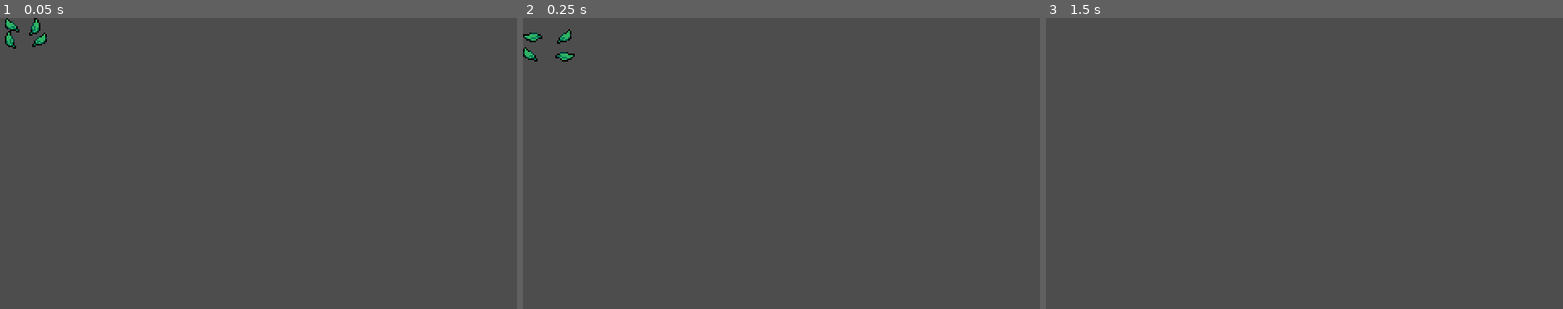
Above: before the commit, frames 1-3 (left to right).
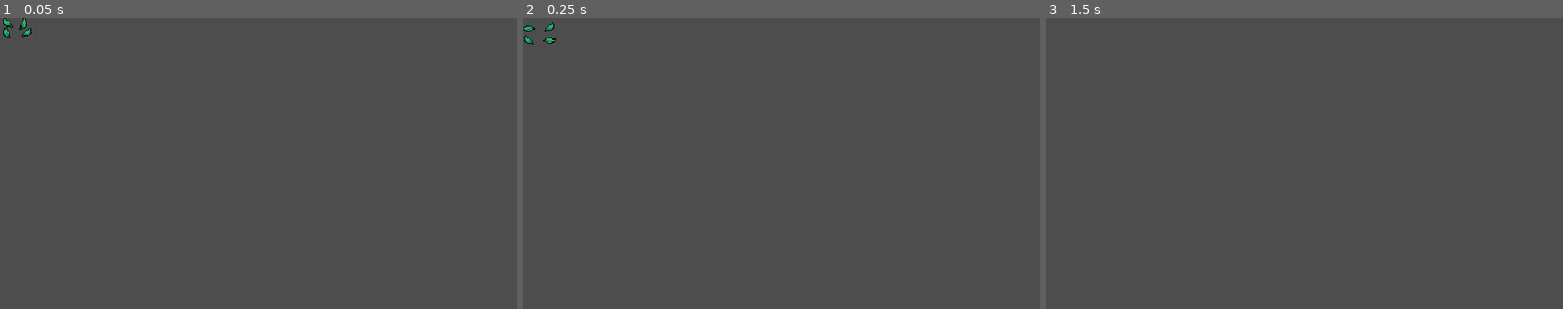
Above: after the commit, the same moments.

Repository: baifengxiao/action-rpg
Game: Godot game, scene res://Effects/grass_effect.tscn
The game is run twice, just before and just after one commit, with the same random seed, the same clock (stepped at 60 frames per second) and the same inputs. This scene is started directly instead of the project's main scene.
Inputs:
- Up to frame 1 (0.05 s): no input
- Up to frame 2 (0.25 s): no input
- Up to frame 3 (1.5 s): hold Right (ui_right) 0.53-1.28 s; tap J (attack) at 0.6, 1.35 s; tap Enter at 1.25 s; hold Down (ui_down) from 1.28 s (still down)

The runs differ from the first frame. In frame 1, 0.4% of the frame differs, in the area x 0-10%, y 0-11%; in frame 2, 0.5%, in the area x 0-10%, y 1-15%; in frame 3, nothing differs.

Commit message:
feat: part13.播放特效重构 & 敌人消灭（有特效） 初始位置统一方向

Diff:
--- /dev/null
+++ b/Effects/effect.gd
@@ -0,0 +1,14 @@
+#extends Node2D
+extends AnimatedSprite2D
+#重构，不再是子节点了
+#@onready var animated_sprite_2d: AnimatedSprite2D = $AnimatedSprite2D
+
+# Called when the node enters the scene tree for the first time.
+func _ready() -> void:
+	animation_finished.connect(_on_animated_finished)
+	#animated_sprite_2d.
+	play("Animate")
+
+
+func _on_animated_finished() -> void:
+	queue_free()
--- /dev/null
+++ b/Effects/enemy_death_effect.tscn
@@ -0,0 +1,91 @@
+[gd_scene load_steps=14 format=3 uid="uid://bnso4x1h55eu5"]
+
+[ext_resource type="Texture2D" uid="uid://b5h2qfgq624bx" path="res://Effects/EnemyDeathEffect.png" id="1_j6hyy"]
+[ext_resource type="Script" path="res://Effects/effect.gd" id="2_ulhir"]
+
+[sub_resource type="AtlasTexture" id="AtlasTexture_qxuj6"]
+atlas = ExtResource("1_j6hyy")
+region = Rect2(0, 0, 32, 32)
+
+[sub_resource type="AtlasTexture" id="AtlasTexture_7npl0"]
+atlas = ExtResource("1_j6hyy")
+region = Rect2(32, 0, 32, 32)
+
+[sub_resource type="AtlasTexture" id="AtlasTexture_s70e8"]
+atlas = ExtResource("1_j6hyy")
+region = Rect2(64, 0, 32, 32)
+
+[sub_resource type="AtlasTexture" id="AtlasTexture_wsi8s"]
+atlas = ExtResource("1_j6hyy")
+region = Rect2(96, 0, 32, 32)
+
+[sub_resource type="AtlasTexture" id="AtlasTexture_k3jk6"]
+atlas = ExtResource("1_j6hyy")
+region = Rect2(128, 0, 32, 32)
+
+[sub_resource type="AtlasTexture" id="AtlasTexture_q8cci"]
+atlas = ExtResource("1_j6hyy")
+region = Rect2(160, 0, 32, 32)
+
+[sub_resource type="AtlasTexture" id="AtlasTexture_uu1m4"]
+atlas = ExtResource("1_j6hyy")
+region = Rect2(192, 0, 32, 32)
+
+[sub_resource type="AtlasTexture" id="AtlasTexture_m2jiy"]
+atlas = ExtResource("1_j6hyy")
+region = Rect2(224, 0, 32, 32)
+
+[sub_resource type="AtlasTexture" id="AtlasTexture_31dy1"]
+atlas = ExtResource("1_j6hyy")
+region = Rect2(256, 0, 32, 32)
+
+[sub_resource type="AtlasTexture" id="AtlasTexture_kvd3h"]
+atlas = ExtResource("1_j6hyy")
+region = Rect2(288, 0, 32, 32)
+
+[sub_resource type="SpriteFrames" id="SpriteFrames_e7455"]
+animations = [{
+"frames": [{
+"duration": 1.0,
+"texture": SubResource("AtlasTexture_qxuj6")
+}, {
+"duration": 1.0,
+"texture": SubResource("AtlasTexture_7npl0")
+}, {
+"duration": 1.0,
+"texture": SubResource("AtlasTexture_s70e8")
+}, {
+"duration": 1.0,
+"texture": SubResource("AtlasTexture_wsi8s")
+}, {
+"duration": 1.0,
+"texture": SubResource("AtlasTexture_k3jk6")
+}, {
+"duration": 1.0,
+"texture": SubResource("AtlasTexture_q8cci")
+}, {
+"duration": 1.0,
+"texture": SubResource("AtlasTexture_uu1m4")
+}, {
+"duration": 1.0,
+"texture": SubResource("AtlasTexture_m2jiy")
+}, {
+"duration": 1.0,
+"texture": SubResource("AtlasTexture_31dy1")
+}, {
+"duration": 1.0,
+"texture": SubResource("AtlasTexture_kvd3h")
+}],
+"loop": false,
+"name": &"Animate",
+"speed": 10.0
+}]
+
+[node name="EnemyDeathEffect" type="AnimatedSprite2D"]
+scale = Vector2(0.993536, 1.00656)
+sprite_frames = SubResource("SpriteFrames_e7455")
+animation = &"Animate"
+frame = 9
+frame_progress = 1.0
+offset = Vector2(0, -8)
+script = ExtResource("2_ulhir")
--- a/Effects/grass_effect.gd
+++ /dev/null
@@ -1,11 +0,0 @@
-extends Node2D
-
-@onready var animated_sprite_2d: AnimatedSprite2D = $AnimatedSprite2D
-
-# Called when the node enters the scene tree for the first time.
-func _ready() -> void:
-	animated_sprite_2d.play("Animate")
-
-
-func _on_animated_sprite_2d_animation_finished() -> void:
-	queue_free()
--- a/Effects/grass_effect.tscn
+++ b/Effects/grass_effect.tscn
@@ -1,57 +1,57 @@
-[gd_scene load_steps=9 format=3 uid="uid://bm88uegxvesnt"]
+[gd_scene load_steps=9 format=3 uid="uid://ba8ucmm2motcy"]
 
-[ext_resource type="Script" path="res://Effects/grass_effect.gd" id="1_3w8l0"]
+[ext_resource type="Script" path="res://Effects/effect.gd" id="1_3w8l0"]
 [ext_resource type="Texture2D" uid="uid://b44wmpmvf73sv" path="res://Effects/GrassEffect.png" id="1_ulry4"]
 
-[sub_resource type="AtlasTexture" id="AtlasTexture_l4vql"]
+[sub_resource type="AtlasTexture" id="AtlasTexture_1pwip"]
 atlas = ExtResource("1_ulry4")
 region = Rect2(0, 0, 32, 32)
 
-[sub_resource type="AtlasTexture" id="AtlasTexture_w7d0q"]
+[sub_resource type="AtlasTexture" id="AtlasTexture_37hui"]
 atlas = ExtResource("1_ulry4")
 region = Rect2(32, 0, 32, 32)
 
-[sub_resource type="AtlasTexture" id="AtlasTexture_uwemb"]
+[sub_resource type="AtlasTexture" id="AtlasTexture_pvcb2"]
 atlas = ExtResource("1_ulry4")
 region = Rect2(64, 0, 32, 32)
 
-[sub_resource type="AtlasTexture" id="AtlasTexture_ktpj3"]
+[sub_resource type="AtlasTexture" id="AtlasTexture_va5gg"]
 atlas = ExtResource("1_ulry4")
 region = Rect2(96, 0, 32, 32)
 
-[sub_resource type="AtlasTexture" id="AtlasTexture_yq1xr"]
+[sub_resource type="AtlasTexture" id="AtlasTexture_xauul"]
 atlas = ExtResource("1_ulry4")
 region = Rect2(128, 0, 32, 32)
 
-[sub_resource type="SpriteFrames" id="SpriteFrames_ajrxk"]
+[sub_resource type="SpriteFrames" id="SpriteFrames_3ckyu"]
 animations = [{
 "frames": [{
 "duration": 1.0,
-"texture": SubResource("AtlasTexture_l4vql")
+"texture": SubResource("AtlasTexture_1pwip")
 }, {
 "duration": 1.0,
-"texture": SubResource("AtlasTexture_w7d0q")
+"texture": SubResource("AtlasTexture_37hui")
 }, {
 "duration": 1.0,
-"texture": SubResource("AtlasTexture_uwemb")
+"texture": SubResource("AtlasTexture_pvcb2")
 }, {
 "duration": 1.0,
-"texture": SubResource("AtlasTexture_ktpj3")
+"texture": SubResource("AtlasTexture_va5gg")
 }, {
 "duration": 1.0,
-"texture": SubResource("AtlasTexture_yq1xr")
+"texture": SubResource("AtlasTexture_xauul")
 }],
 "loop": false,
 "name": &"Animate",
-"speed": 15.0
+"speed": 10.0
 }]
 
-[node name="GrassEffect" type="Node2D"]
+[node name="GrassEffect" type="AnimatedSprite2D"]
+scale = Vector2(0.667, 0.667)
+sprite_frames = SubResource("SpriteFrames_3ckyu")
+animation = &"Animate"
+autoplay = "Animate"
+frame = 4
+frame_progress = 1.0
+centered = false
 script = ExtResource("1_3w8l0")
-
-[node name="AnimatedSprite2D" type="AnimatedSprite2D" parent="."]
-sprite_frames = SubResource("SpriteFrames_ajrxk")
-animation = &"Animate"
-centered = false
-
-[connection signal="animation_finished" from="AnimatedSprite2D" to="." method="_on_animated_sprite_2d_animation_finished"]
--- a/Player/player.tscn
+++ b/Player/player.tscn
@@ -557,12 +557,12 @@
 tree_root = SubResource("AnimationNodeStateMachine_c1qe6")
 anim_player = NodePath("../AnimationPlayer")
 parameters/current_length = 6.0
-parameters/current_position = 5.324
-parameters/current_delta = 0.003697
+parameters/current_position = 4.47259
+parameters/current_delta = 0.0166667
 parameters/Attack/current_length = 0.4
 parameters/Attack/current_position = 0.4
 parameters/Attack/current_delta = 0.0
-parameters/Attack/blend_position = Vector2(0.163151, -0.665198)
+parameters/Attack/blend_position = Vector2(1, 0)
 parameters/Attack/0/current_length = 0.4
 parameters/Attack/0/current_position = 0.4
 parameters/Attack/0/current_delta = 0.0
@@ -570,24 +570,24 @@
 parameters/Attack/1/current_position = 0.4
 parameters/Attack/1/current_delta = 0.0
 parameters/Attack/2/current_length = 0.4
-parameters/Attack/2/current_position = 0.4
-parameters/Attack/2/current_delta = 0.0
-parameters/Attack/3/current_length = 0.5
-parameters/Attack/3/current_position = 0.43382
-parameters/Attack/3/current_delta = 0.00694444
+parameters/Attack/2/current_position = 0.266667
+parameters/Attack/2/current_delta = 0.0166667
+parameters/Attack/3/current_length = 0.4
+parameters/Attack/3/current_position = 0.4
+parameters/Attack/3/current_delta = 0.0
 parameters/End/current_length = 0.0
 parameters/End/current_position = 0.0
 parameters/End/current_delta = 0.0
 parameters/Idle/current_length = 6.0
-parameters/Idle/current_position = 5.324
-parameters/Idle/current_delta = 0.003697
-parameters/Idle/blend_position = Vector2(0.000704169, 0.00440526)
+parameters/Idle/current_position = 4.47259
+parameters/Idle/current_delta = 0.0166667
+parameters/Idle/blend_position = Vector2(1, 0)
 parameters/Idle/0/current_length = null
 parameters/Idle/0/current_position = null
 parameters/Idle/0/current_delta = null
 parameters/Idle/1/current_length = 6.0
-parameters/Idle/1/current_position = 5.324
-parameters/Idle/1/current_delta = 0.003697
+parameters/Idle/1/current_position = 4.47259
+parameters/Idle/1/current_delta = 0.0166667
 parameters/Idle/2/current_length = 6.0
 parameters/Idle/2/current_position = 0.0972623
 parameters/Idle/2/current_delta = 0.017041
@@ -595,21 +595,21 @@
 parameters/Idle/3/current_position = 3.04425
 parameters/Idle/3/current_delta = 0.00694444
 parameters/Run/current_length = 0.6
-parameters/Run/current_position = 0.0
-parameters/Run/current_delta = 0.0
-parameters/Run/blend_position = Vector2(0, 0)
+parameters/Run/current_position = 0.258026
+parameters/Run/current_delta = 0.045027
+parameters/Run/blend_position = Vector2(1, 0)
 parameters/Run/0/current_length = null
 parameters/Run/0/current_position = null
 parameters/Run/0/current_delta = null
 parameters/Run/1/current_length = 0.6
-parameters/Run/1/current_position = 0.0
-parameters/Run/1/current_delta = 0.0
-parameters/Run/2/current_length = null
-parameters/Run/2/current_position = null
-parameters/Run/2/current_delta = null
+parameters/Run/1/current_position = 0.40645
+parameters/Run/1/current_delta = 0.0166667
+parameters/Run/2/current_length = 0.6
+parameters/Run/2/current_position = 0.301116
+parameters/Run/2/current_delta = 0.0166667
 parameters/Run/3/current_length = 0.6
-parameters/Run/3/current_position = 0.53302
-parameters/Run/3/current_delta = 0.0166667
+parameters/Run/3/current_position = 0.258026
+parameters/Run/3/current_delta = 0.045027
 parameters/Start/current_length = 0.0
 parameters/Start/current_position = 0.0
 parameters/Start/current_delta = 0.0
--- a/World/grass.gd
+++ b/World/grass.gd
@@ -1,10 +1,11 @@
 extends Node2D
 
+const GRASS_EFFECT = preload("res://Effects/grass_effect.tscn")
+
 func create_grass_effect():
-	const GRASS_EFFECT = preload("res://Effects/grass_effect.tscn")
+
 	var grassEffect = GRASS_EFFECT.instantiate()
-	var world = get_tree().current_scene
-	world.add_child(grassEffect)
+	get_parent().add_child(grassEffect)
 	grassEffect.global_position = global_position
 
 #func _process(delta: float) -> void:
--- a/ememies/bat.gd
+++ b/ememies/bat.gd
@@ -1,4 +1,6 @@
 extends CharacterBody2D
+
+const ENEMY_DEATH_EFFECT = preload("res://Effects/enemy_death_effect.tscn")
 
 #初始化击退向量
 var knockback = Vector2.ZERO
@@ -28,3 +30,6 @@
 
 func _on_stats_no_health() -> void:
 	queue_free()
+	var enemyDeathEffect = ENEMY_DEATH_EFFECT.instantiate()
+	get_parent().add_child(enemyDeathEffect)
+	enemyDeathEffect.global_position = global_position
--- a/ememies/bat.tscn
+++ b/ememies/bat.tscn
@@ -65,7 +65,7 @@
 sprite_frames = SubResource("SpriteFrames_q0c31")
 animation = &"Fly"
 autoplay = "Fly"
-frame_progress = 0.954387
+frame_progress = 0.840675
 offset = Vector2(0, -8)
 
 [node name="ShadowSprite" type="Sprite2D" parent="."]
Binary file added: Effects/EnemyDeathEffect.png
